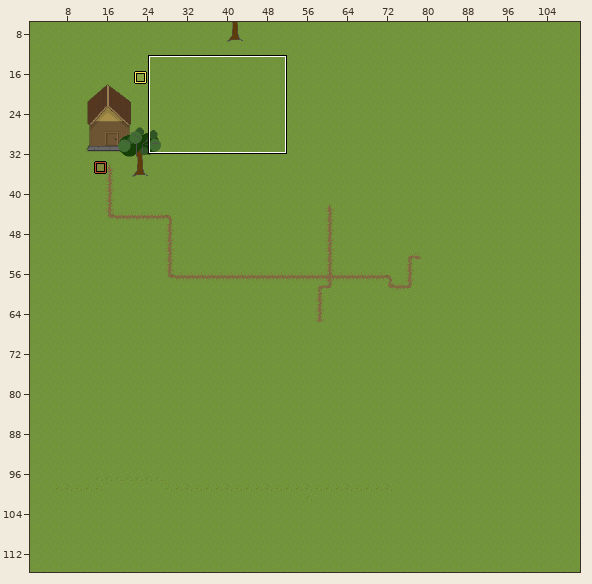
An edit to a level. LDtk project, saves/saved_map.ldtk. Above, an overview of the earlier version with the close-up marked.
Close-up. First the earlier version:
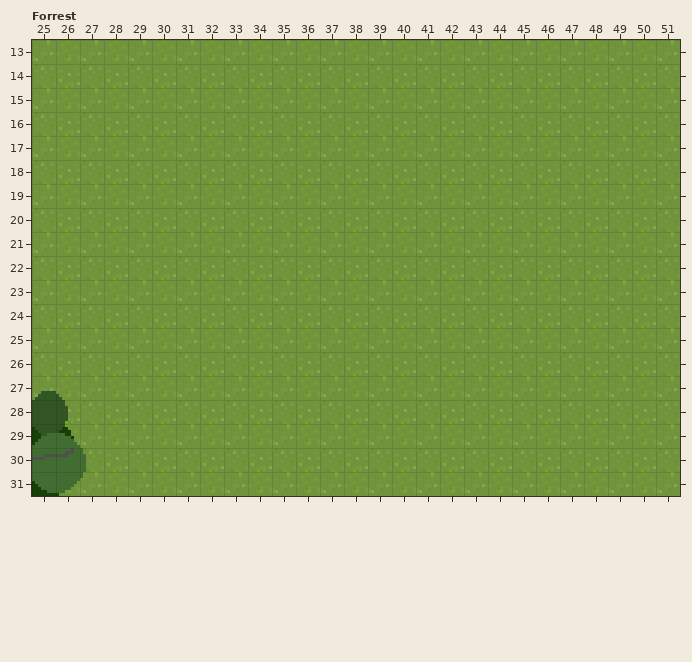
Cells are 8x8 px. Shown: Forrest x 25..51, y 13..31. The commit also changed other parts of the map, which this record leaves out.
Now the later version:
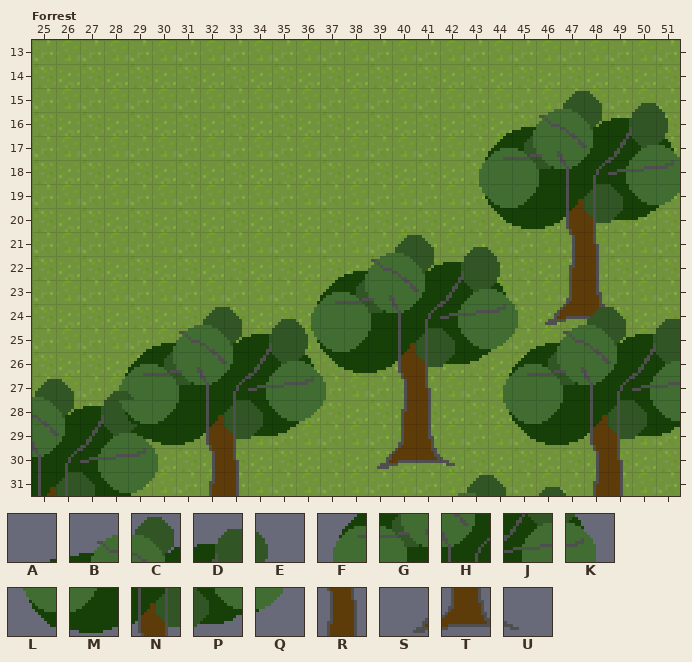
Key: from "Mainsheet": A 555, B 556, C 557, D 558, E 559, F 595, G 596, H 597, J 598, K 599, L 635, M 636, N 637, P 638, Q 639, R 677, S 716, T 717, U 718.
_ is an empty cell.
From old to new:
Layer "Foreground":
y 15: x 43 _ -> A; x 45 _ -> B; x 47 _ -> C; x 49 _ -> D; x 51 _ -> E
y 17: x 43 _ -> F; x 45 _ -> G; x 47 _ -> H; x 49 _ -> J; x 51 _ -> K
y 19: x 43 _ -> L; x 45 _ -> M; x 47 _ -> N; x 49 _ -> P; x 51 _ -> Q
y 21: x 36 _ -> A; x 38 _ -> B; x 40 _ -> C; x 42 _ -> D; x 44 _ -> E; x 47 _ -> R
y 23: x 36 _ -> F; x 38 _ -> G; x 40 _ -> H; x 42 _ -> J; x 44..45 __ -> KS; x 47 _ -> T; x 49 _ -> U
y 24: x 28 _ -> A; x 30 _ -> B; x 32 _ -> C; x 34 _ -> D; x 36 _ -> E; x 44 _ -> A; x 46 _ -> B; x 48 _ -> C; x 50 _ -> D
y 25: x 36 _ -> L; x 38 _ -> M; x 40 _ -> N; x 42 _ -> P; x 44 _ -> Q
y 26: x 28 _ -> F; x 30 _ -> G; x 32 _ -> H; x 34 _ -> J; x 36 _ -> K; x 44 _ -> F; x 46 _ -> G; x 48 _ -> H; x 50 _ -> J
y 27: x 25..27 _E_ -> C_D; x 29 _ -> E; x 40 _ -> R
y 28: x 28 _ -> L; x 30 _ -> M; x 32 _ -> N; x 34 _ -> P; x 36 _ -> Q; x 44 _ -> L; x 46 _ -> M; x 48 _ -> N; x 50 _ -> P
y 29: x 25..27 _K_ -> H_J; x 29 _ -> K; x 38 _ -> S; x 40 _ -> T; x 42 _ -> U
y 30: x 32 _ -> R; x 48 _ -> R
y 31: x 25..27 _Q_ -> N_P; x 29 _ -> Q; x 41 _ -> B; x 43 _ -> C; x 45 _ -> D; x 47 _ -> E
